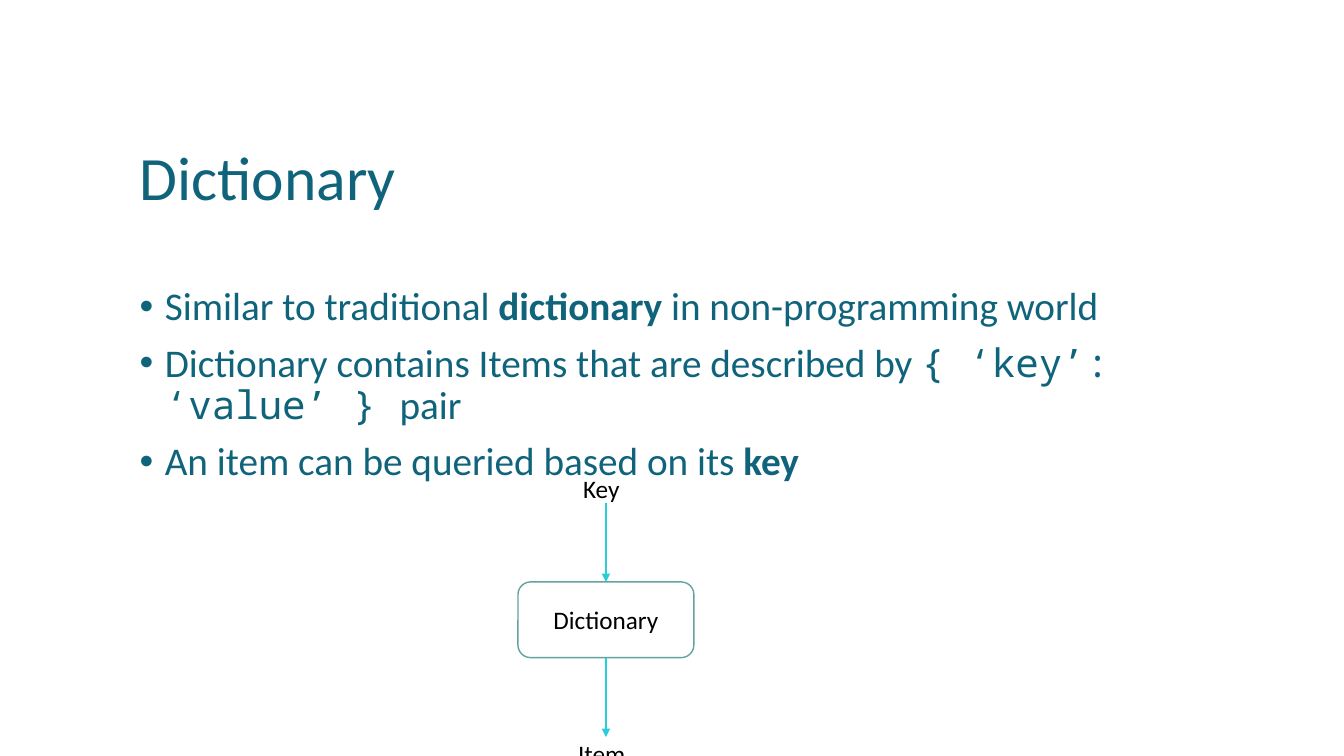
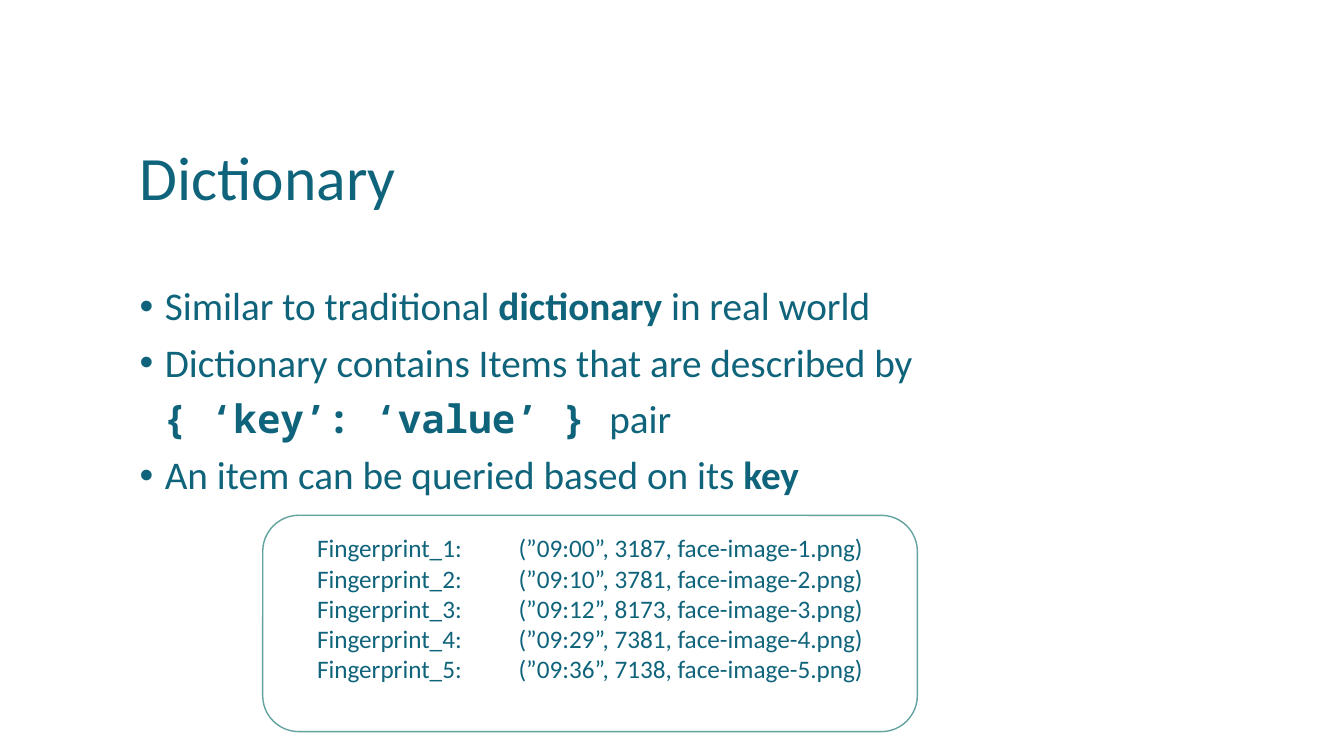
Before and after one commit to uday87j/teach_python, a slide deck: slide 15 of fundamentals/8-Dictionary, Tuple, Range.pptx (slide 4 before the commit). Drawn at 1344x756 pixels with LibreOffice and Linux fonts; fonts in the diff are those of the drawing. Boxes give left, top, right and bottom in pixels: in the first picture for what was removed or moved away, otherwise in the second. Text is boxed around its words. In the diff, an @@ line names an element or a change of style, - is before the commit and + after.

```diff
--- a/fundamentals/8-Dictionary, Tuple, Range.pptx
+++ b/fundamentals/8-Dictionary, Tuple, Range.pptx
@@ text at [165, 292, 912, 443]: text changed @@
-• Similar to traditional dictionary in non-programming world
-• Dictionary contains Items that are described by { ‘key’: ‘value’ } pair
+• Similar to traditional dictionary in real world
+• Dictionary contains Items that are described by
+{ ‘key’: ‘value’ } pair
@@ text removed at [583, 481, 619, 505] @@
-Key
@@ arrow removed from (606, 503) to (606, 582) @@
@@ rounded rectangle added at [263, 515, 918, 732], fill #FFFFFF, outline #62A39F 1 pt, 18 pt, text #0F647B @@
+Fingerprint_1: (”09:00”, 3187, face-image-1.png)
+Fingerprint_2: (”09:10”, 3781, face-image-2.png)
+Fingerprint_3: (”09:12”, 8173, face-image-3.png)
+Fingerprint_4: (”09:29”, 7381, face-image-4.png)
+Fingerprint_5: (”09:36”, 7138, face-image-5.png)
@@ rounded rectangle removed at [518, 582, 695, 657] @@
-Dictionary
@@ arrow removed from (606, 657) to (606, 737) @@
@@ text removed at [569, 734, 644, 756] @@
-Item
```
Also in this commit, not shown: 4 other slides changed, 8 slides added, 1 other file.
